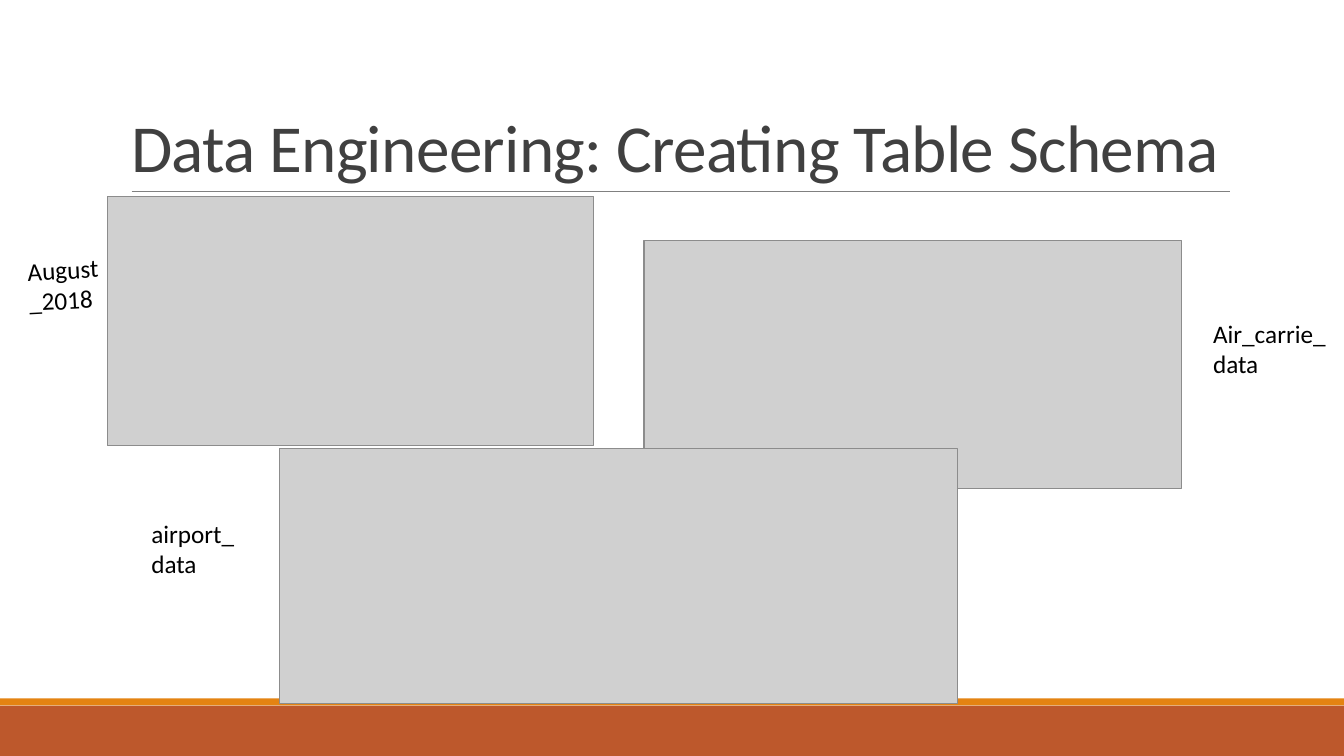
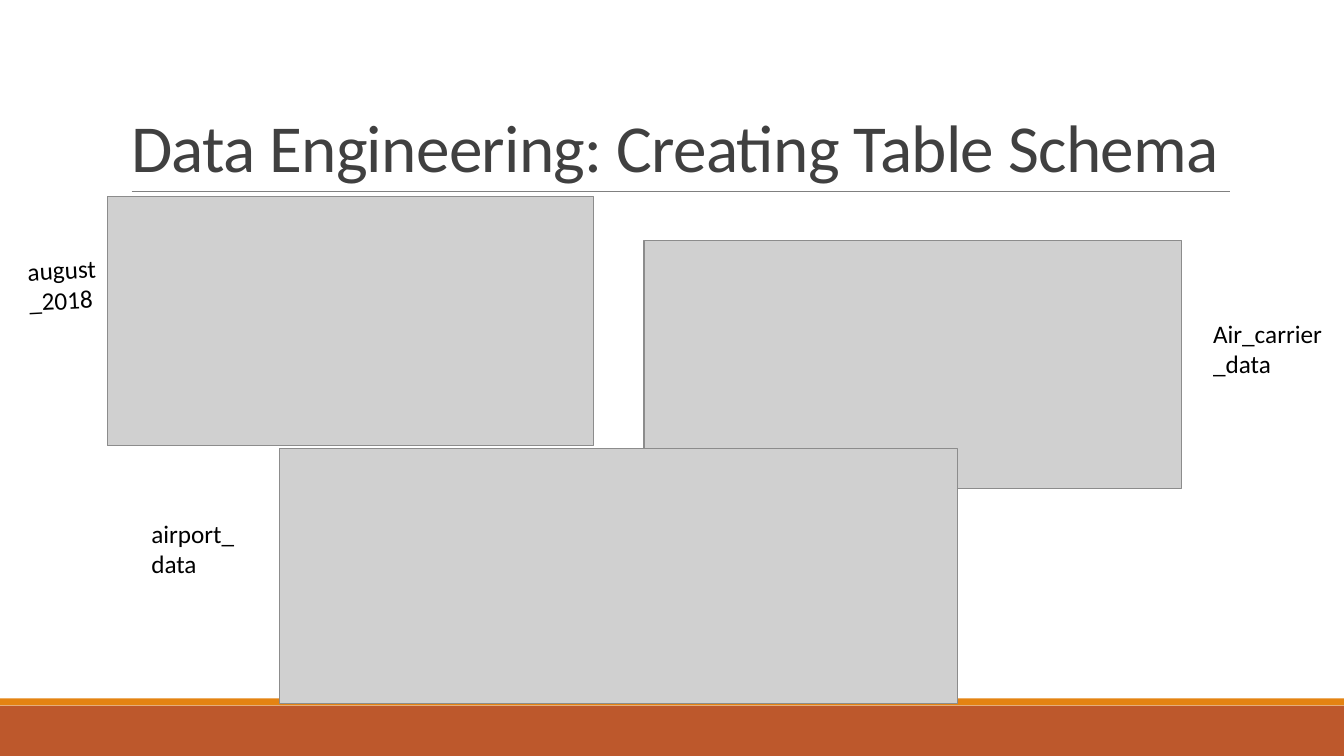
Before and after one commit to DKogge/airport, a slide deck: slide 9 of Airline_OnTime_performance_Stats.pptx. Drawn at 1344x756 pixels with LibreOffice and Linux fonts; fonts in the diff are those of the drawing; grey boxes stand for pictures. Boxes give left, top, right and bottom in pixels: in the first picture for what was removed or moved away, otherwise in the second. Text is boxed around its words. In the diff, an @@ line names an element or a change of style, - is before the commit and + after.

```diff
--- a/Airline_OnTime_performance_Stats.pptx
+++ b/Airline_OnTime_performance_Stats.pptx
@@ text at [28,262,96,315]: text changed @@
-August_2018
+august_2018
@@ text at [1213,325,1322,377]: text changed @@
-Air_carrie_data
+Air_carrier_data
```
